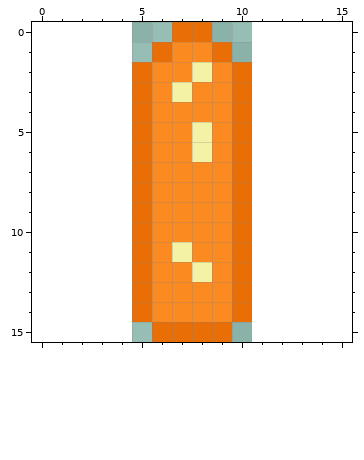
Two states of a pixel-art sprite, Interstellar Fruit Wars/res/Images/Entities/bullet.png. Above, as it was before the edit.
The file is 6x16 pixels. The old version is drawn lined up with the new one, on the new canvas.
After:
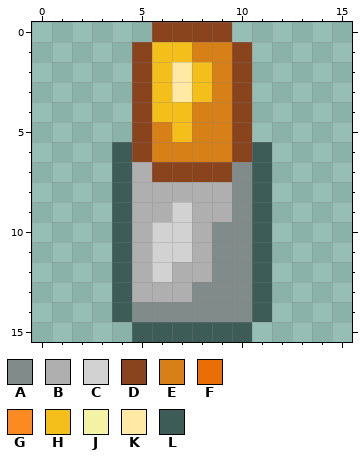
Palette (. is transparent): A #818b89  B #afafaf  C #d2d2d2  D #89441e  E #d78018  F #e96e06  G #fb8a20  H #f4be1b  J #f4f2a5  K #ffe9a5  L #3e5c57
The exact change:
canvas 6x16 -> 16x16, the old top-left corner now at 5,0
Changed rows in their new state; - is an unchanged pixel.
first column x 4:
 0 --DDDD--
 1 -DHHEED-
 2 -DHKHED-
 3 -DHKHED-
 4 -DHHEED-
 5 -DEHEED-
 6 LDEEEEDL
 7 LBDDDDAL
 8 LBBBBBAL
 9 LBBCBBAL
10 LBCCBAAL
11 LBCCBAAL
12 LBCBBAAL
13 LBBBAAAL
14 LAAAAAAL
15 -LLLLLL-
Boxes around the changes in both pictures, in picture pixels (x1, y1, x2, y2):
changed: (112, 22, 272, 342)
